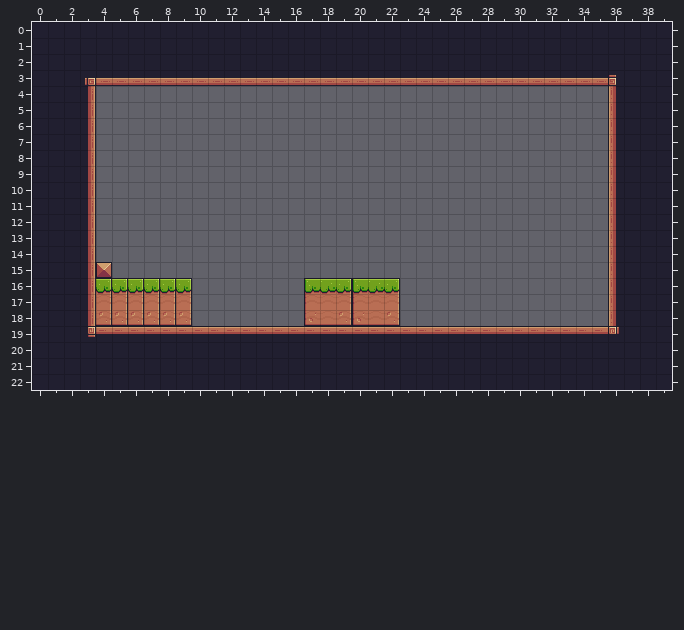
Tiled map: assets/tiles/Level-02.tmx. Above: the version before the commit.
Cells are 16x16 px. Shown: x 0..39, y 0..22.
The result:
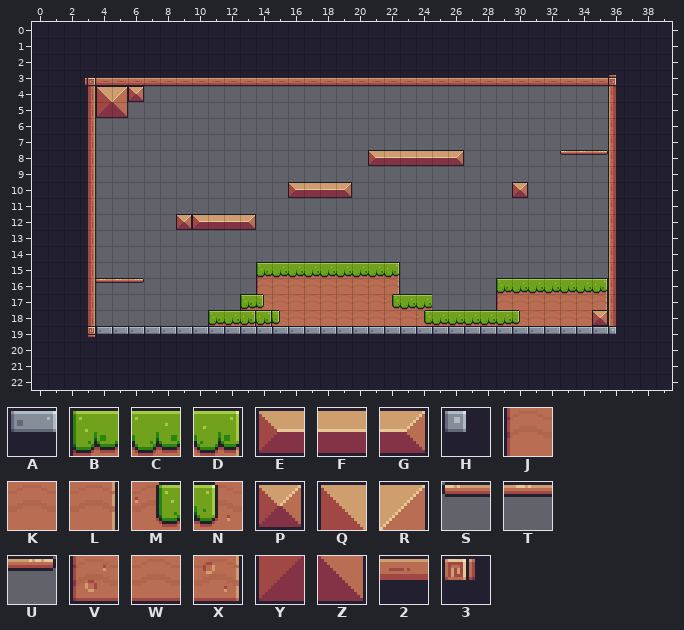
Key: from "Pixel Adventure": A 1, B 6, C 7, D 8, E 12, F 13, G 14, H 26, J 28, K 29, L 30, M 31, N 32, P 34, Q 35, R 36, S 39, T 40, U 41, V 50, W 51, X 52, Y 57, Z 58, 2 89, 3 114.
_ is an empty cell.
Difference:
Layer "Background":
y 4: x 4..6 ___ -> QRP
y 5: x 4..5 __ -> YZ
y 8: x 21..26 ______ -> EFFFFG; x 33..35 ___ -> STU
y 10: x 16..19 ____ -> EFFG; x 30 _ -> P
y 12: x 9..13 _____ -> PEFFG
y 15: x 4 P -> _; x 14..22 _________ -> BCCCCCCCD
y 16: x 4..9 DDDDDD -> TTU___; x 14..22 ___BCDBCD -> JKKKKKKKL; x 29..35 _______ -> BCCCCCD
y 17: x 4..9 LLLLLL -> ______; x 13..17 ____J -> BNKKK; x 19..20 LJ -> KK; x 22..24 L__ -> MCC; x 29..35 _______ -> JKKKKKL
y 18: x 4..9 XXXXXX -> ______; x 11..35 ______VWXVWX_____________ -> BCDDNKKKKKKKKMCCCCCNKKKKP
y 19: x 4..36 222222222222222222222222222222223 -> AAAAAAAAAAAAAAAAAAAAAAAAAAAAAAAAH
